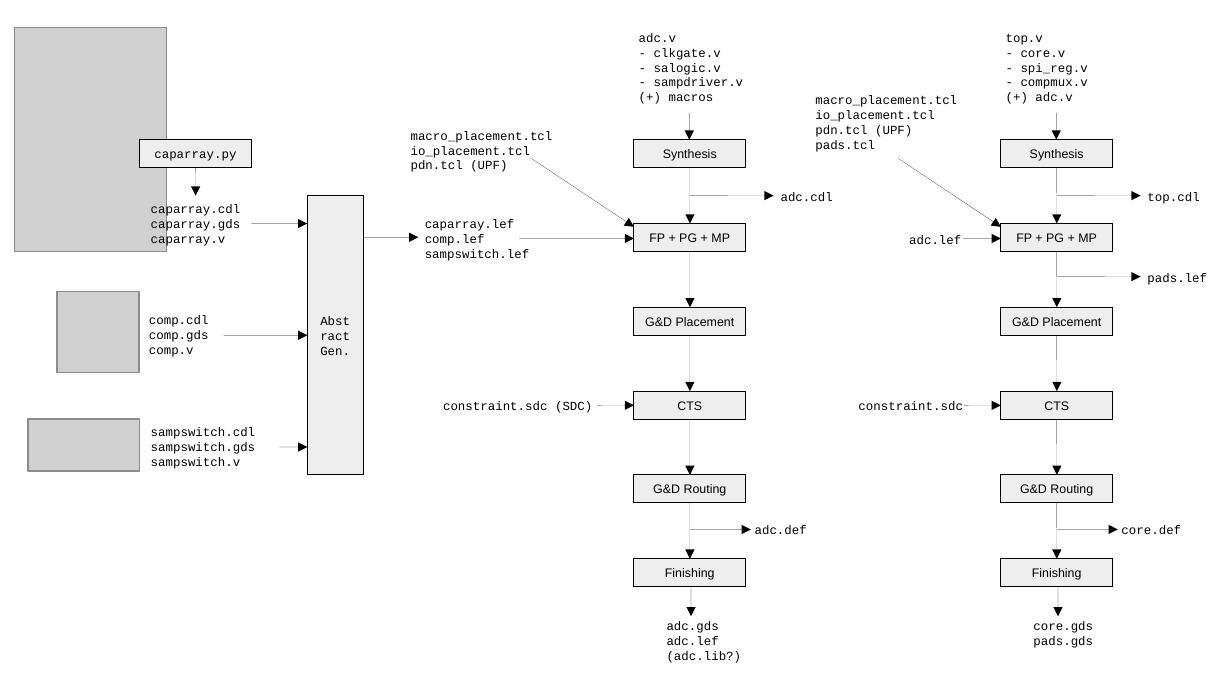
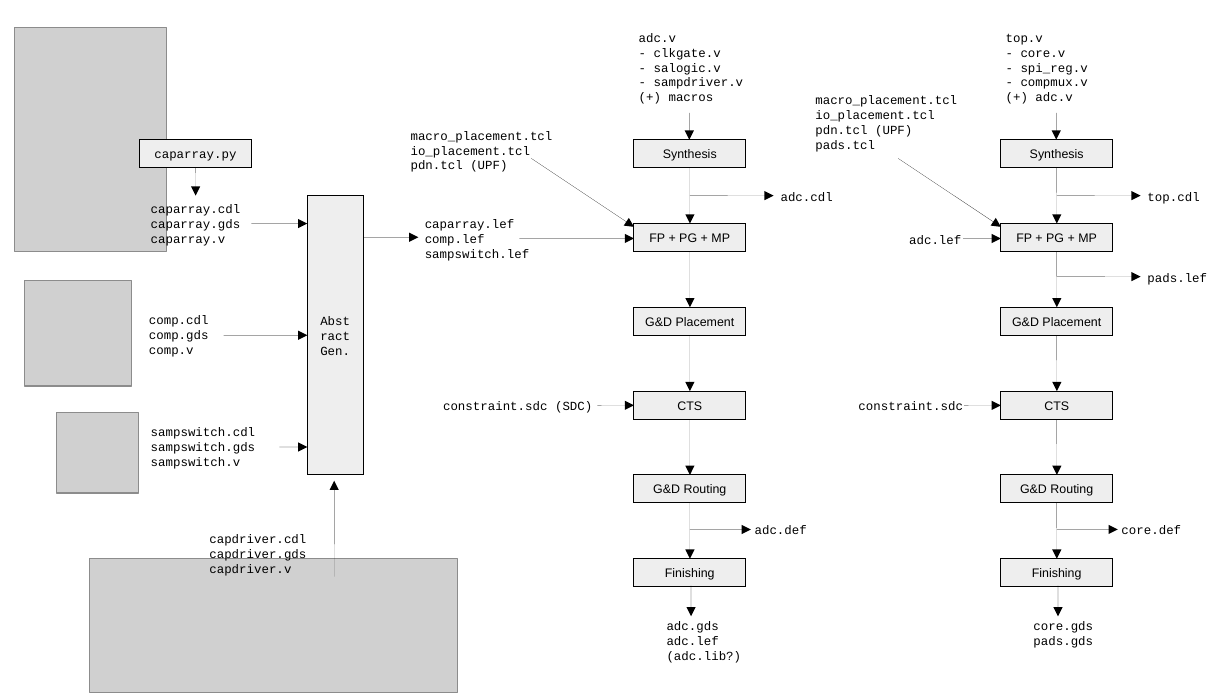
Before and after one commit to kcaisley/frida, a slide deck: slide 1 of docs/frida_status.odp. Drawn at 1232x693 pixels with LibreOffice and Linux fonts; fonts in the diff are those of the drawing; grey boxes stand for pictures. Boxes give left, top, right and bottom in pixels: in the first picture for what was removed or moved away, otherwise in the second. Text is boxed around its words. In the diff, an @@ line names an element or a change of style, - is before the commit and + after.

Commit message:
Update presentation

```diff
--- a/docs/frida_status.odp
+++ b/docs/frida_status.odp
@@ picture: place and size @@
-picture at bbox=[57, 292, 139, 372]
+picture at bbox=[25, 281, 132, 386]
@@ picture: place and size @@
-picture at bbox=[28, 419, 140, 472]
+picture at bbox=[57, 413, 139, 493]
@@ arrow added from (334, 577) to (334, 481), #000000 0 pt @@
@@ text added at bbox=[209, 534, 306, 576], 8 pt, text #000000 @@
+capdriver.cdl
+capdriver.gds
+capdriver.v
@@ picture added at bbox=[89, 559, 457, 693] @@
```
Also in this commit, not shown: 2 slides removed, 18 other files.
